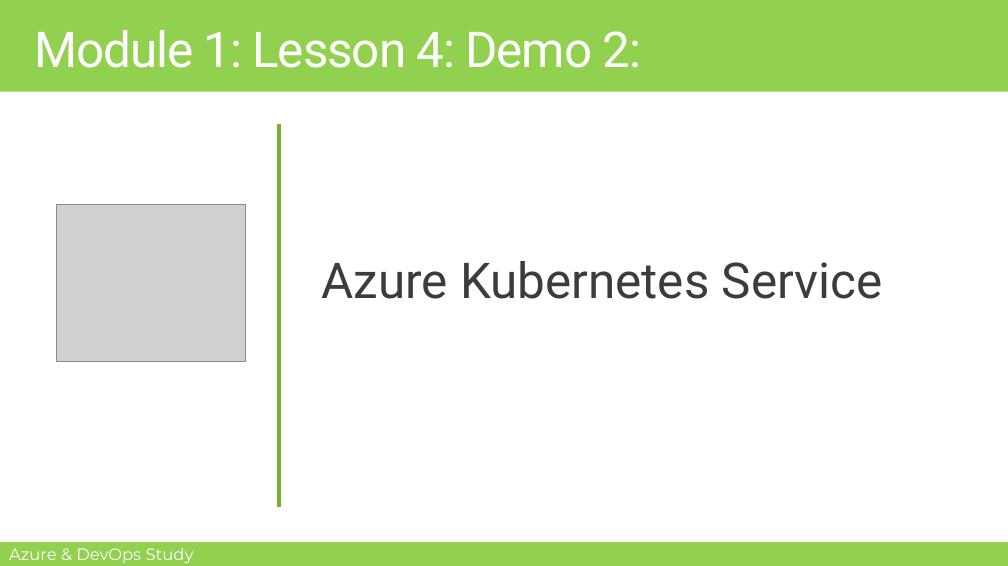
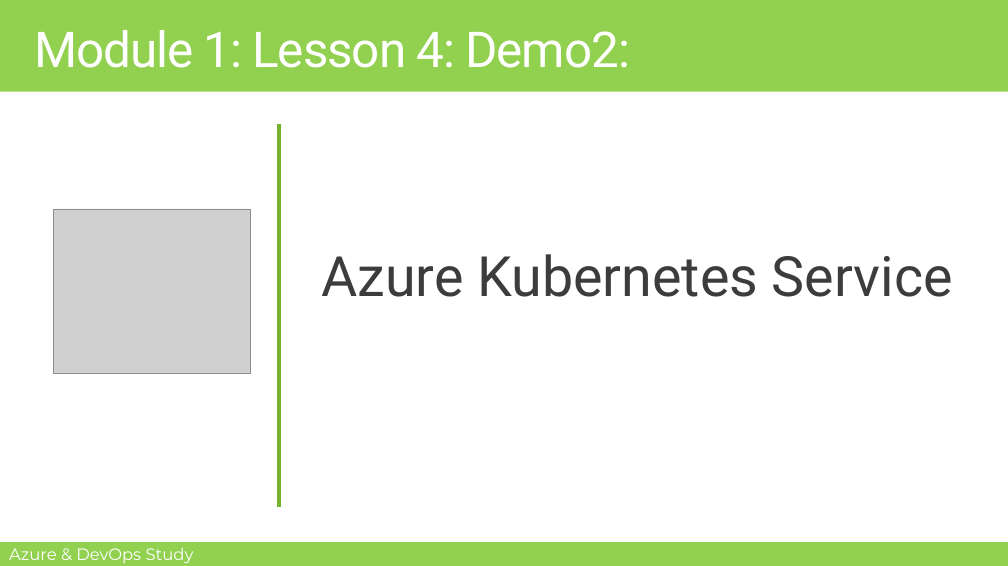
Before and after one commit to MohamedRadwan-DevOps/Azure-DevOps-Study-Group, a slide deck: slide 18 of AZ-900/Module-1/M1-L4-Understanding Azure Container Services, Function and Virtual Desktop.pptx (slide 17 before the commit). Drawn at 1008x566 pixels with LibreOffice and Linux fonts; fonts in the diff are those of the drawing; grey boxes stand for pictures; background and template pictures are left out. Boxes give left, top, right and bottom in pixels: in the first picture for what was removed or moved away, otherwise in the second. Text is boxed around its words. In the diff, an @@ line names an element or a change of style, - is before the commit and + after.

```diff
--- a/AZ-900/Module-1/M1-L4-Understanding Azure Container Services, Function and Virtual Desktop.pptx
+++ b/AZ-900/Module-1/M1-L4-Understanding Azure Container Services, Function and Virtual Desktop.pptx
@@ title at (x1=34, y1=30, x2=630, y2=68): spaces changed @@
-Module 1: Lesson 4: Demo 2:
+Module 1: Lesson 4: Demo2:
@@ picture resized from (x1=56, y1=205, x2=245, y2=362) to (x1=53, y1=209, x2=251, y2=373) @@
@@ text "Azure Kubernetes Service" moved from (x1=321, y1=261, x2=883, y2=299) to (x1=321, y1=254, x2=953, y2=297) @@
@@ text "Azure Kubernetes Service" at (x1=321, y1=254, x2=953, y2=297): size 48 to 54 pt @@
```
Also in this commit, not shown: 11 other slides changed, 3 slides added, 1 slide removed.
